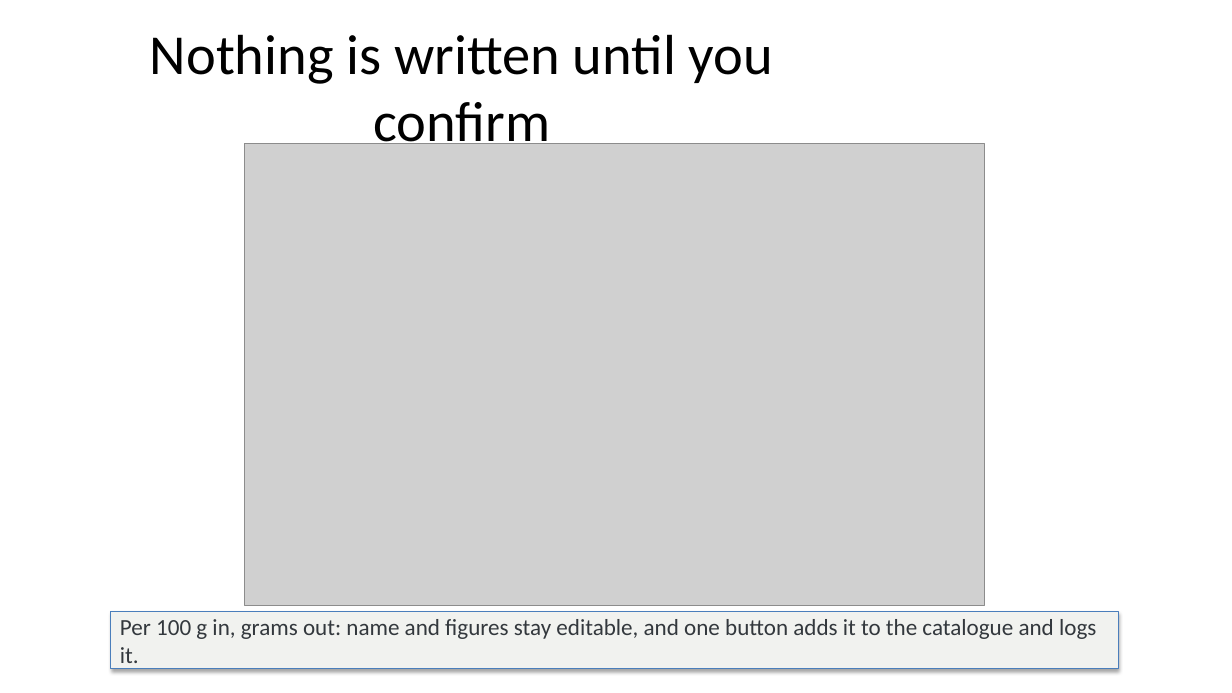
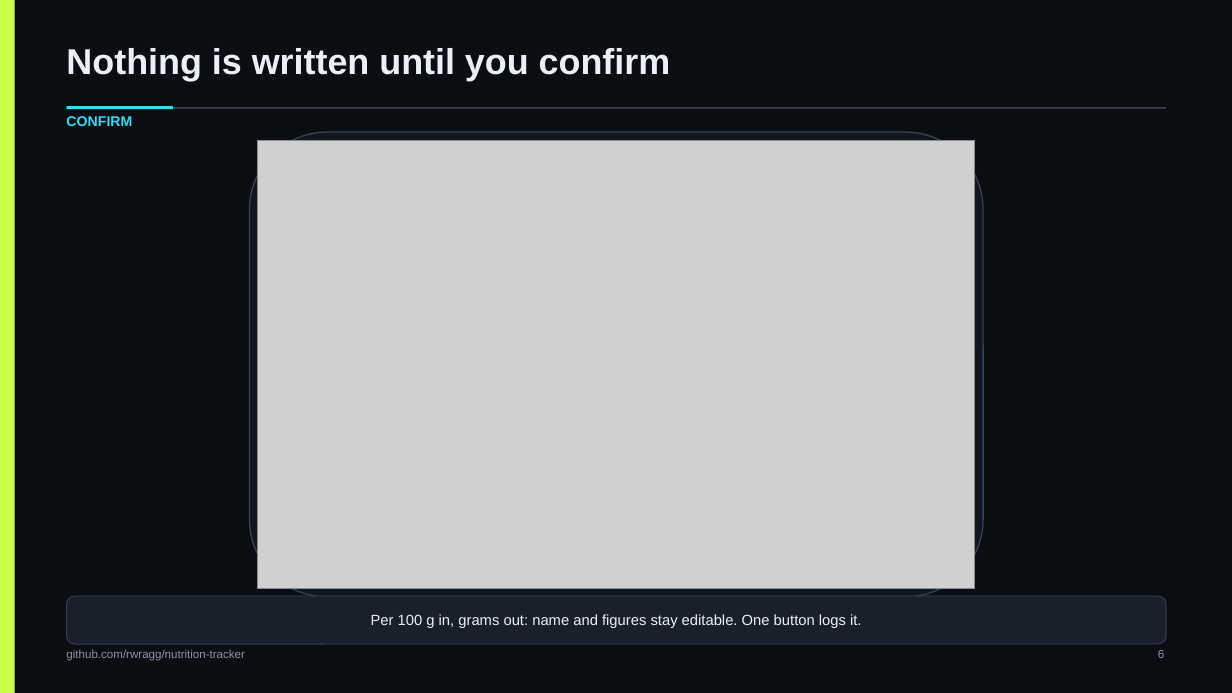
Before and after one commit to rwragg/nutrition-tracker, a slide deck: slide 6 of docs/deck/Nutrition-Tracker-Deck.pptx. Drawn at 1232x693 pixels with LibreOffice and Linux fonts; fonts in the diff are those of the drawing; grey boxes stand for pictures. Boxes give left, top, right and bottom in pixels: in the first picture for what was removed or moved away, otherwise in the second. Text is boxed around its words. In the diff, an @@ line names an element or a change of style, - is before the commit and + after.

Commit message:
deck: rebuild on the app's own colours and one 16:9 grid
Replaces the default-layout build with docs/deck/build_deck.py, which reads --ink, --volt, --cyan,
--violet, --ember, --text and --hairline out of frontend/app/globals.css and lays every page out on
the same geometry: title band, rule, content frame, caption band, footer and slide number in the
same place on all 15 pages, one fixed frame for every screenshot, and a spine down the left edge.

Fixes what the renders caught: bullets running off the bottom of the body area, shape text losing
its colour after the first paragraph, box lines centred inconsistently, and screenshots with no
visible edge against a dark slide. build_deck.py now refuses shapes that fall outside the page, so
that class of defect fails the build instead of the review.

deck.json is gone — the builder is the single source of truth.

```diff
--- a/docs/deck/Nutrition-Tracker-Deck.pptx
+++ b/docs/deck/Nutrition-Tracker-Deck.pptx
@@ background #FFFFFF to #0A0D12 @@
@@ rectangle added at (x1=0, y1=0, x2=15, y2=693), fill #C8FF4D @@
@@ text "Nothing is written until you ..." moved from (x1=150, y1=34, x2=773, y2=155) to (x1=66, y1=48, x2=671, y2=81) @@
@@ text "Nothing is written until you ..." at (x1=66, y1=48, x2=671, y2=81): size 44 to 28 pt, font Calibri to Arial, text colour #000000 to #EAF0F7, bold on; alignment centre to left; vertical alignment middle to top @@
@@ text added at (x1=66, y1=116, x2=132, y2=126), 11 pt, text #38D9F5, bold @@
+CONFIRM
@@ rectangle added at (x1=67, y1=107, x2=1166, y2=109), fill #384355 @@
@@ rectangle added at (x1=67, y1=106, x2=173, y2=109), fill #38D9F5 @@
@@ rounded rectangle added at (x1=250, y1=132, x2=983, y2=597), fill #12161F, outline #384355 1 pt @@
@@ picture resized from (x1=245, y1=143, x2=984, y2=605) to (x1=258, y1=140, x2=975, y2=589) @@
@@ rounded rectangle "Per 100 g in, grams ..." resized from (x1=111, y1=612, x2=1118, y2=669) to (x1=67, y1=596, x2=1166, y2=644) @@
@@ rounded rectangle "Per 100 g in, grams ..." at (x1=67, y1=596, x2=1166, y2=644): rectangle to rounded rectangle; fill #F1F2EF to #1A202B; outline #4B7EBC 0.75 pt to #384355 0.75 pt; shadow off @@
@@ text in rounded rectangle at (x1=371, y1=614, x2=861, y2=628): text changed; size 18 to 11.5 pt; font Calibri to Arial; text colour #33383D to #EAF0F7 @@
-Per 100 g in, grams out: name and figures stay editable, and one button adds it to the catalogue and logs it.
+Per 100 g in, grams out: name and figures stay editable. One button logs it.
@@ text "github.com/rwragg/nutrition-tracker" moved from (x1=347, y1=668, x2=577, y2=671) to (x1=66, y1=649, x2=244, y2=661) @@
@@ text "github.com/rwragg/nutrition-tracker" at (x1=66, y1=649, x2=244, y2=661): size 12 to 9 pt, font Calibri to Arial, text colour #8C8C8C to #8B95A7; alignment centre to left; vertical alignment middle to top @@
@@ text "6" moved from (x1=861, y1=668, x2=869, y2=671) to (x1=1158, y1=650, x2=1164, y2=658) @@
@@ text "6" at (x1=1158, y1=650, x2=1164, y2=658): size 12 to 9 pt, font Calibri to Arial, text colour #8C8C8C to #8B95A7; vertical alignment middle to top @@
```
Also in this commit, not shown: 14 other slides changed, 4 other files.
